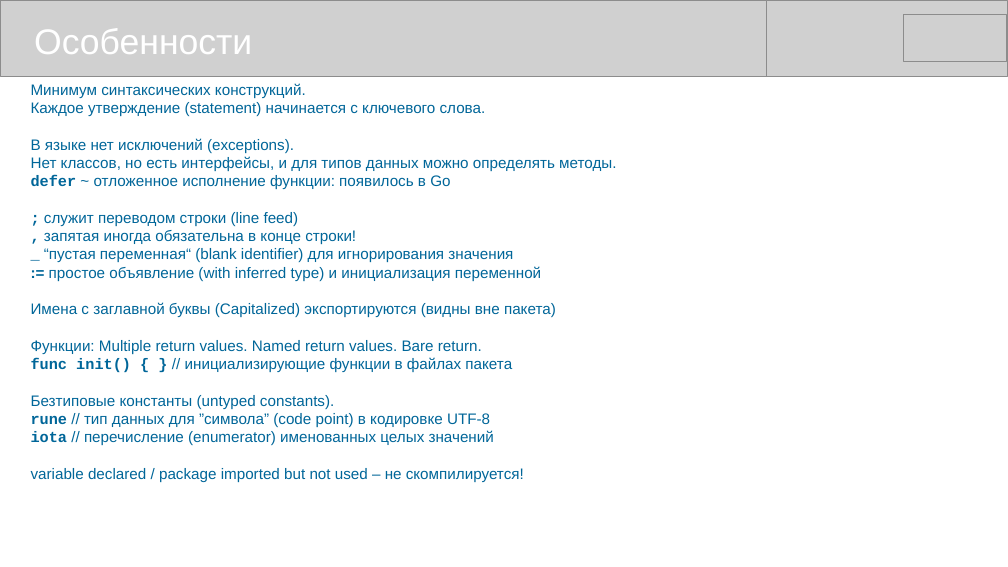
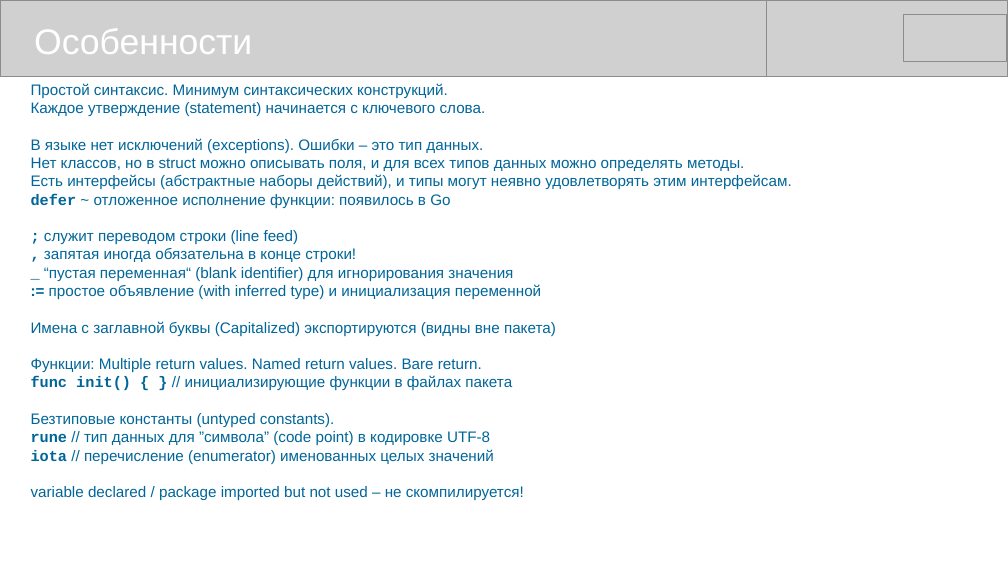
Before and after one commit to mike-shock/Go_language, a slide deck: slide 7 of Go_Review.odp. Drawn at 1008x567 pixels with LibreOffice and Linux fonts; fonts in the diff are those of the drawing; grey boxes stand for pictures. Boxes give left, top, right and bottom in pixels: in the first picture for what was removed or moved away, otherwise in the second. Text is boxed around its words. In the diff, an @@ line names an element or a change of style, - is before the commit and + after.

Commit message:
Work continued...

```diff
--- a/Go_Review.odp
+++ b/Go_Review.odp
@@ text at bbox=[31, 83, 448, 98]: text changed @@
-Минимум синтаксических конструкций.
+Простой синтаксис. Минимум синтаксических конструкций.
@@ text at bbox=[31, 138, 792, 189]: text changed @@
-В языке нет исключений (exceptions).
-Нет классов, но есть интерфейсы, и для типов данных можно определять методы.
+В языке нет исключений (exceptions). Ошибки – это тип данных.
+Нет классов, но в struct можно описывать поля, и для всех типов данных можно определять методы.
+Есть интерфейсы (абстрактные наборы действий), и типы могут неявно удовлетворять этим интерфейсам.
```
